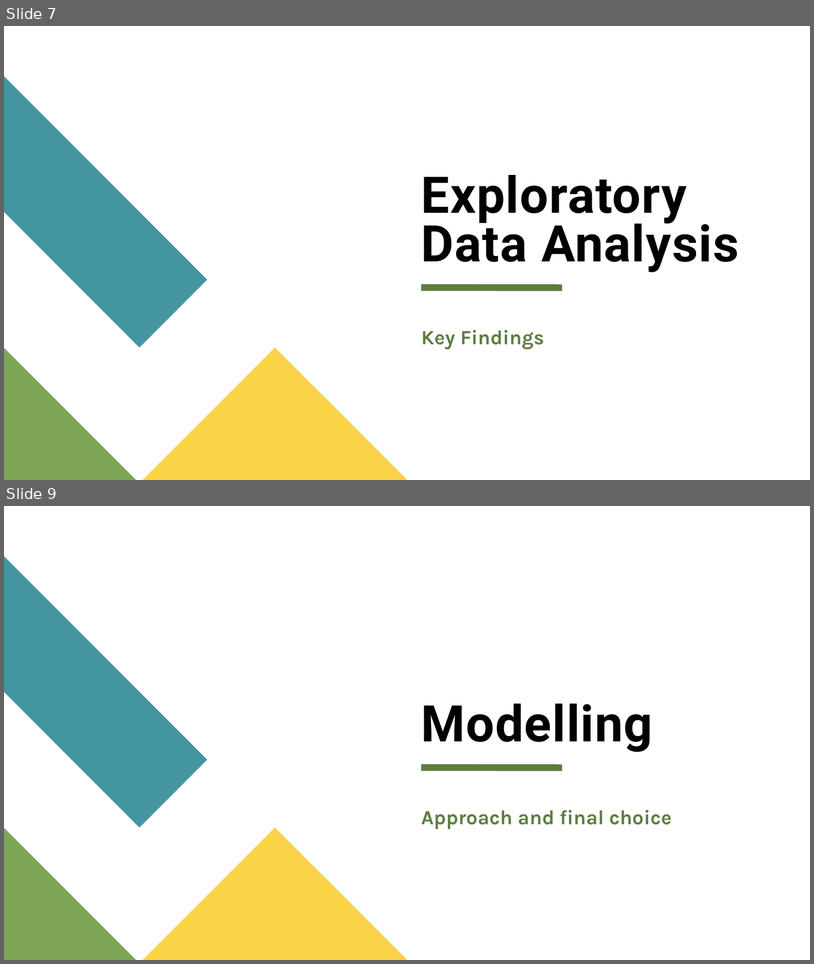
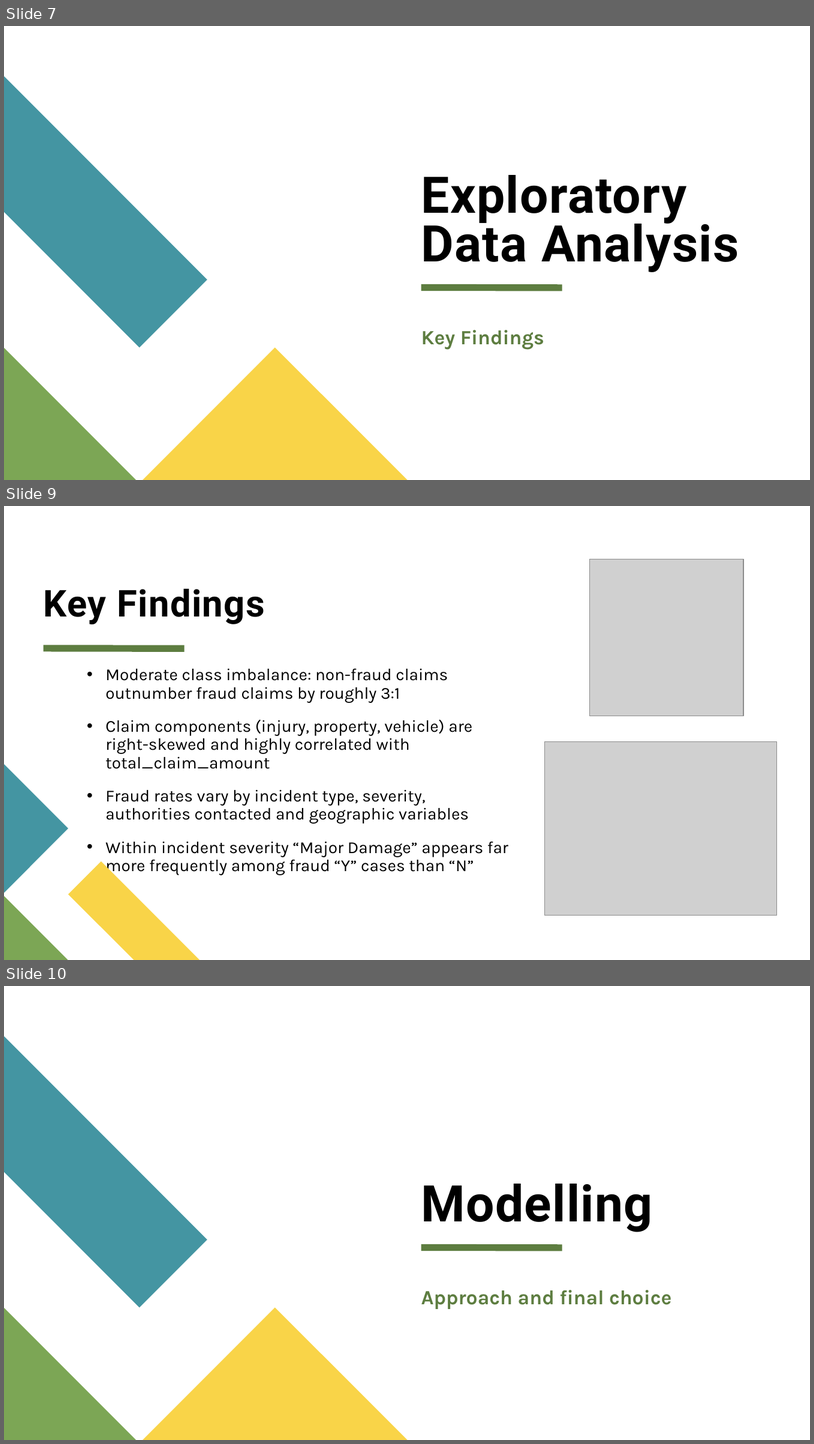
Before and after one commit to ADP777/Workplace-Project, a slide deck: CapStone Individual Project - A du Plooy.pptx. Shown one above the other, each under a label of ours: slides 7 and 9 before the commit, slides 7, 9 and 10 after it; the slides between them are not shown. The pictures are 814x964 and 814x1444 pixels, drawn with LibreOffice and Linux fonts; fonts in the diff are those of the drawing; grey boxes stand for pictures. Boxes give left, top, right and bottom in pixels: in the first picture for what was removed or moved away, otherwise in the second. Text is boxed around its words. In the diff, an @@ line names an element or a change of style, - is before the commit and + after.

```diff
--- a/CapStone Individual Project - A du Plooy.pptx
+++ b/CapStone Individual Project - A du Plooy.pptx
@@ slide 9 added at [4, 506, 810, 960], background #FFFFFF @@
@@ picture added at [590, 559, 744, 715] @@
@@ title added at [44, 588, 264, 624], 44 pt, text #000000, bold @@
+Key Findings
@@ line added from (44, 648) to (184, 648), #5D7D40 8 pt @@
@@ text added at [105, 668, 509, 875], 20 pt, text #000000 @@
+• Moderate class imbalance: non-fraud claims outnumber fraud claims by roughly 3:1
+• Claim components (injury, property, vehicle) are right-skewed and highly correlated with total_claim_amount
+• Fraud rates vary by incident type, severity, authorities contacted and geographic variables
+• Within incident severity “Major Damage” appears far more frequently among fraud “Y” cases than “N”
@@ picture added at [545, 741, 778, 915] @@
@@ freeform shape added at [4, 765, 68, 892], fill #4495A2 @@
@@ freeform shape added at [68, 861, 200, 960], fill #F9D448 @@
@@ freeform shape added at [4, 895, 68, 960], fill #7CA655 @@
@@ what was slide 9 is now slide 10 @@
```
Also in this commit, not shown: 12 slides changed, 2 other files.
